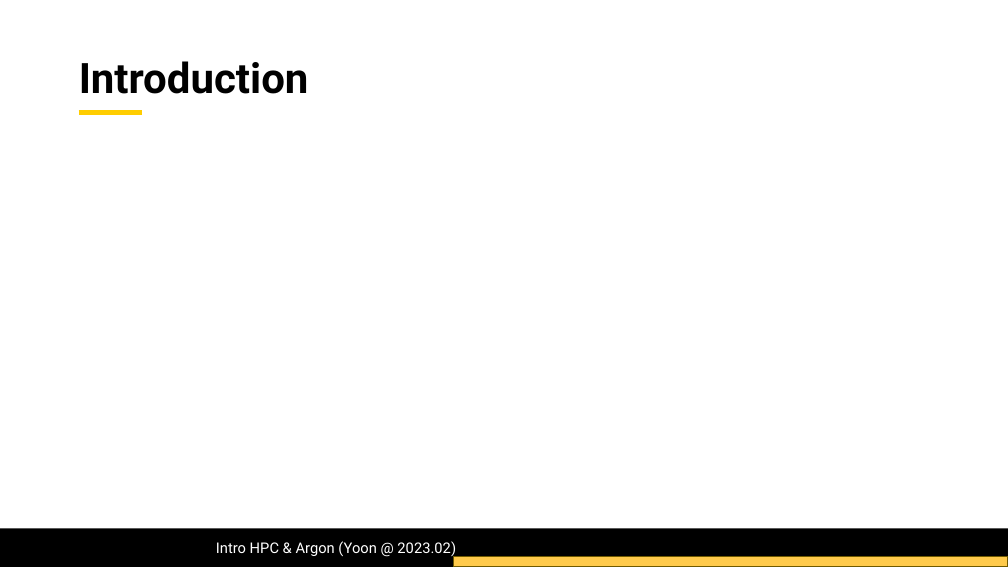
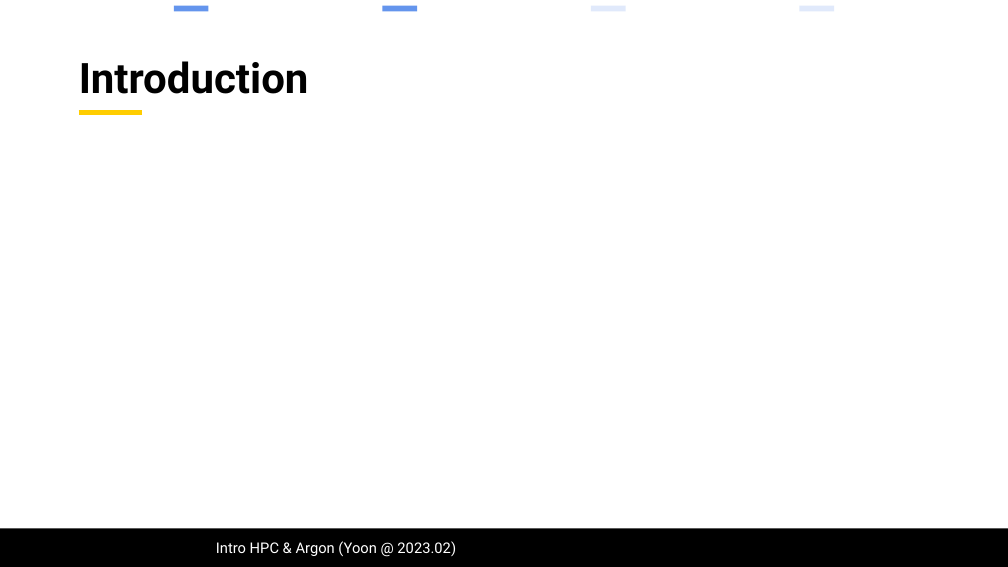
Before and after one commit to astrodoo/PPT_Macro, a slide deck: slide 3 of macro_test.pptm. Drawn at 1008x567 pixels with LibreOffice and Linux fonts; fonts in the diff are those of the drawing; background and template pictures are left out. Boxes give left, top, right and bottom in pixels: in the first picture for what was removed or moved away, otherwise in the second. Text is boxed around its words. In the diff, an @@ line names an element or a change of style, - is before the commit and + after.

```diff
--- a/macro_test.pptm
+++ b/macro_test.pptm
@@ rectangle added at (174,5,209,11), fill #6495ED @@
@@ rectangle added at (383,5,417,11), fill #6495ED @@
@@ rectangle added at (591,5,626,11), fill #6495ED at 20% opacity @@
@@ rectangle added at (799,5,834,11), fill #6495ED at 20% opacity @@
@@ rectangle removed at (454,557,1008,567) @@
```
Also in this commit, not shown: 2 other slides changed, 4 slides added, 3 other files.
